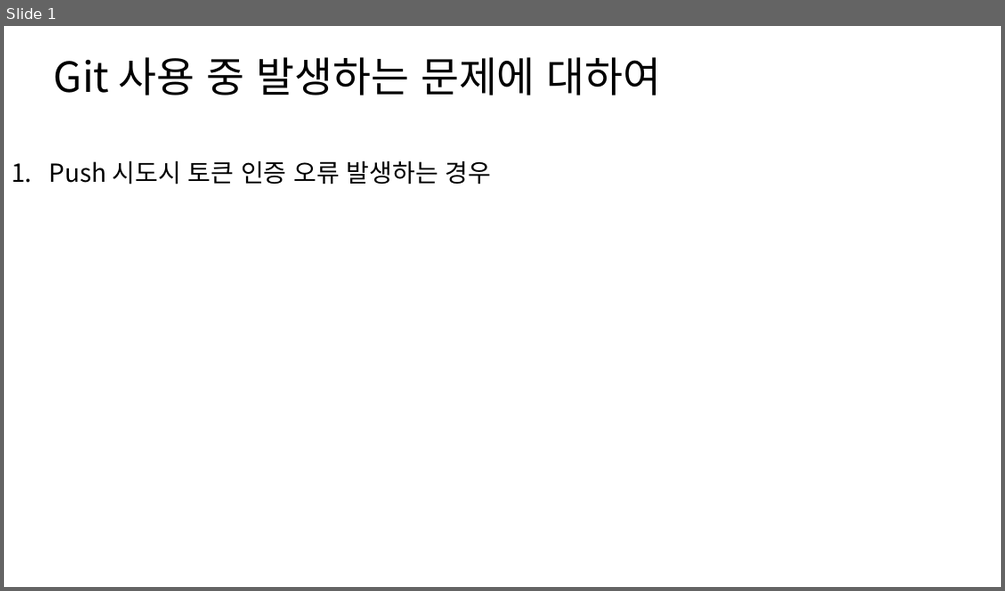
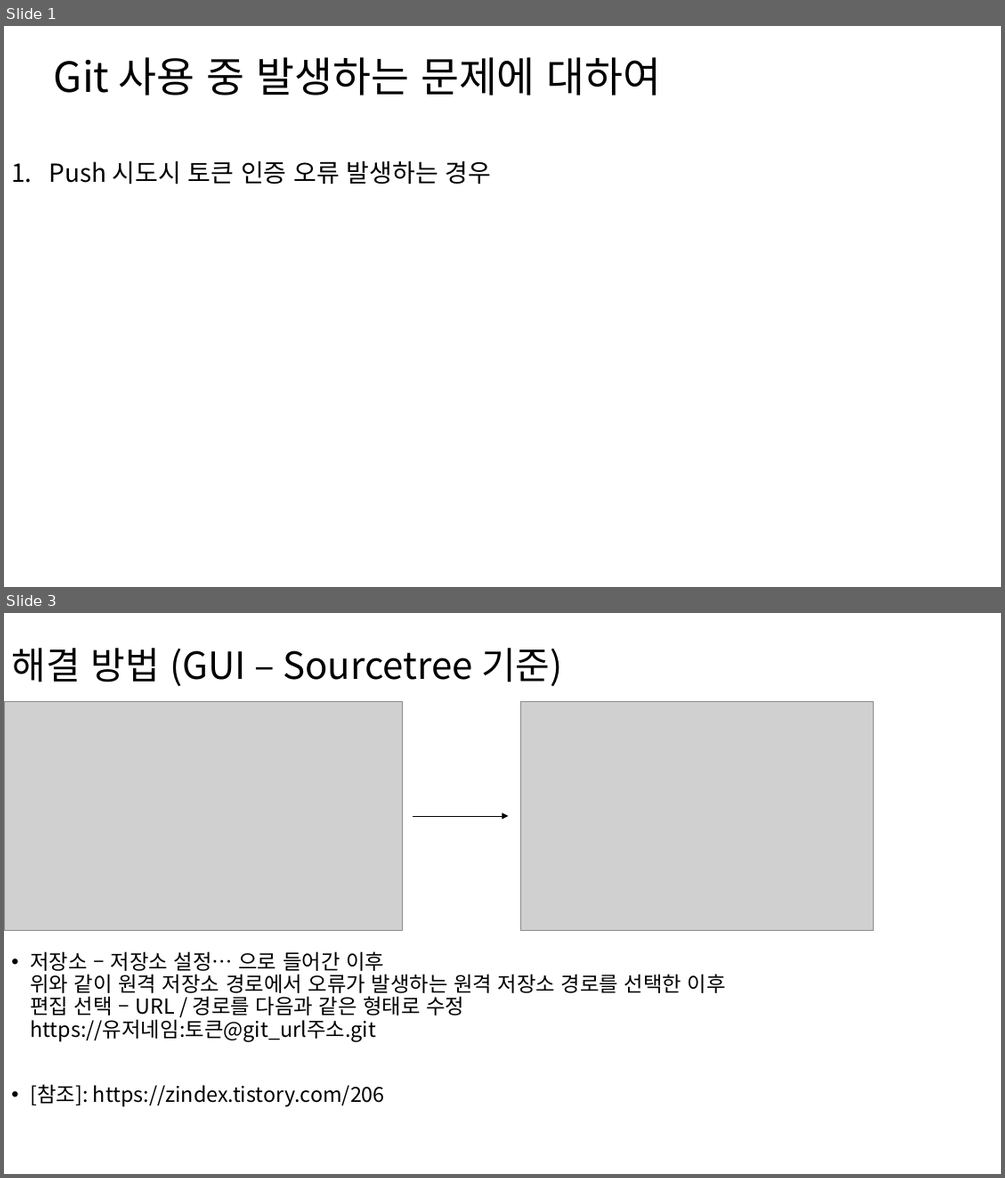
Before and after one commit to wlscks92/WTTest, a slide deck: Git_문제점_정리.pptx. Shown one above the other, each under a label of ours: slide 1 before the commit, slides 1 and 3 after it; the slides between them are not shown. The pictures are 1005x591 and 1005x1178 pixels, drawn with LibreOffice and Linux fonts; fonts in the diff are those of the drawing; grey boxes stand for pictures. Boxes give left, top, right and bottom in pixels: in the first picture for what was removed or moved away, otherwise in the second. Text is boxed around its words. In the diff, an @@ line names an element or a change of style, - is before the commit and + after.

Commit message:
[240423] Push 오류 문제 해결 방법 업데이트

```diff
--- a/Git_문제점_정리.pptx
+++ b/Git_문제점_정리.pptx
@@ slide 3 added at (4, 613, 1001, 1174), background #FFFFFF @@
@@ title added at (11, 648, 562, 686), 36 pt, text #000000 @@
+해결 방법 (GUI – Sourcetree 기준)
@@ picture added at (4, 702, 403, 930) @@
@@ picture added at (521, 702, 873, 930) @@
@@ arrow added from (413, 816) to (508, 816), #000000 0.5 pt @@
@@ text added at (30, 951, 726, 1107), 20 pt, text #000000 @@
+• 저장소 – 저장소 설정… 으로 들어간 이후
+  위와 같이 원격 저장소 경로에서 오류가 발생하는 원격 저장소 경로를 선택한 이후
+  편집 선택 – URL / 경로를 다음과 같은 형태로 수정
+  https://유저네임:토큰@git_url주소.git
+• [참조]: https://zindex.tistory.com/206
```
Also in this commit, not shown: 1 slide changed.
